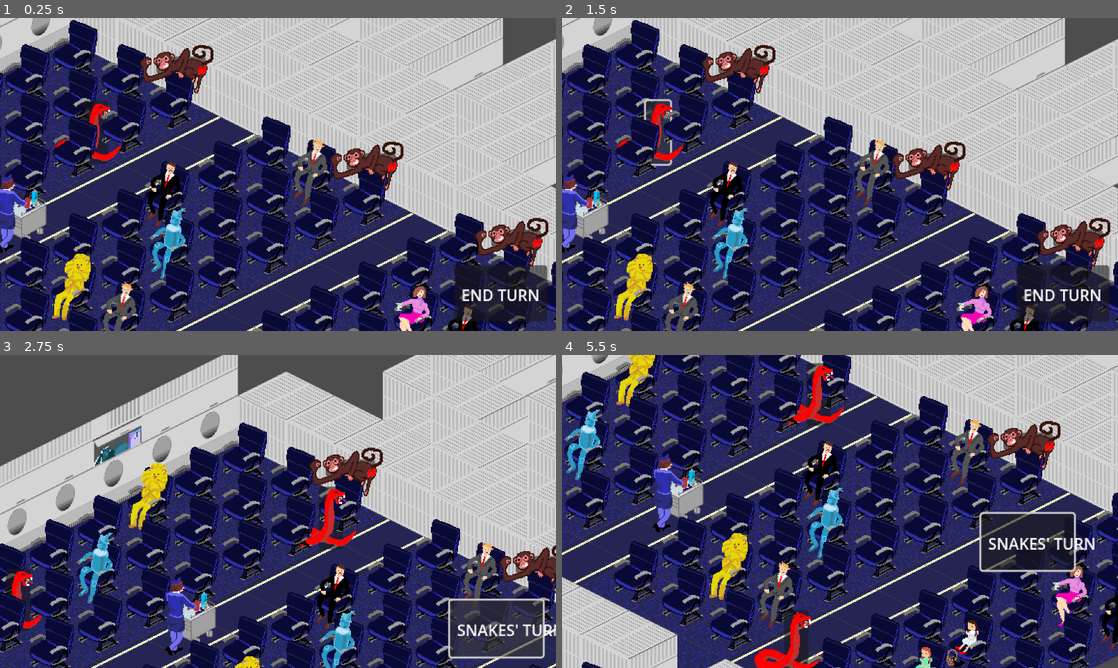
Above: before the commit, frames 1-4 (two rows, left to right).
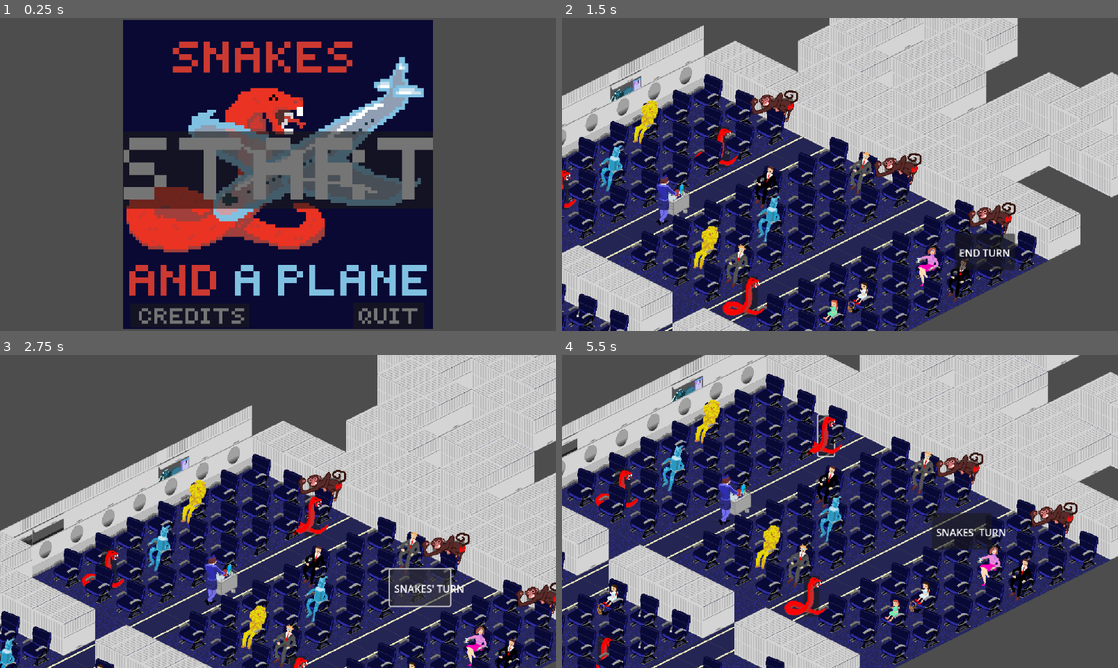
Above: after the commit, the same moments.

Repository: Marto-first-of-his-name/mini-jam-196-snakes-turn
Game: Godot game, scene res://Scenes/main_menu.tscn
Same seed, same stepped clock (60 frames per second), same inputs: the game is played once before the commit and once after it. Before the commit the project starts from res://Scenes/Game.tscn.
Inputs (mouse positions are in pixels of both pictures, inside the frame that each line leads up to):
- Up to frame 1 (0.25 s): no input
- Up to frame 2 (1.5 s): click (840, 171) at 0.52 s; click (656, 133) at 1.27 s
- Up to frame 3 (2.75 s): click "END TURN" at 2 s
- Up to frame 4 (5.5 s): move the mouse to (962, 495) at 2.77 s; hold D (right) 2.78-3.53 s; click (962, 495) at 2.85 s; move the mouse to (728, 527) at 3.52 s; hold Down (down) 3.53-4.28 s; click (728, 527) at 3.6 s; move the mouse to (895, 442) at 4.27 s; hold D (right) 4.28-5.03 s; tap Mouse wheel up (zoom in) at 4.35 s; click (895, 442) at 4.55 s; move the mouse to (812, 574) at 5.02 s; hold W (up) from 5.03 s (still down); tap Mouse wheel down (zoom out) at 5.1 s; click (812, 574) at 5.3 s

The runs differ from the first frame. In frame 1, 91% of the frame differs, in the area x 0-100%, y 0-100%; in frame 2, 69%; in frame 3, 65%; in frame 4, 79%.

Commit message:
first playable version with audio

Diff:
--- a/Scenes/Game.tscn
+++ b/Scenes/Game.tscn
@@ -17,6 +17,7 @@
 [ext_resource type="PackedScene" uid="uid://dveyi4cceun7c" path="res://Scenes/pass/kid2_pass.tscn" id="15_tfod6"]
 [ext_resource type="PackedScene" uid="uid://cbscb0yfeafue" path="res://Scenes/pass/kid_pass.tscn" id="16_rajel"]
 [ext_resource type="PackedScene" uid="uid://dpfq0bbv7wj1t" path="res://Scenes/pass/pink_pass.tscn" id="17_vvhu1"]
+[ext_resource type="AudioStream" uid="uid://dlmu118uelgac" path="res://Assets/audio/weather-forecast-type-beat_by-yellowtree_jepo-loop.wav" id="18_x3xnh"]
 
 [sub_resource type="TileSetAtlasSource" id="TileSetAtlasSource_2irst"]
 texture = ExtResource("4_fgofq")
@@ -393,7 +394,6 @@
 [node name="Camera2D" type="Camera2D" parent="GameManager"]
 z_index = 7
 position = Vector2(1217, -362)
-zoom = Vector2(2, 2)
 position_smoothing_enabled = true
 script = ExtResource("5_b2bpf")
 
@@ -510,3 +510,8 @@
 
 [node name="greyPassenger32" parent="GameManager/passengers" instance=ExtResource("14_8r6kd")]
 position = Vector2(-57, 50)
+
+[node name="Music" type="AudioStreamPlayer2D" parent="GameManager"]
+stream = ExtResource("18_x3xnh")
+autoplay = true
+bus = &"Music"
--- /dev/null
+++ b/Scenes/ambiantaircraft.tscn
@@ -0,0 +1,9 @@
+[gd_scene load_steps=2 format=3 uid="uid://cwuul4iu2ftbs"]
+
+[ext_resource type="AudioStream" uid="uid://ck3avh41qvs27" path="res://Assets/audio/ambient-aircraft-interior-loop.wav" id="1_vmlp6"]
+
+[node name="ambiantaircraft" type="AudioStreamPlayer2D"]
+stream = ExtResource("1_vmlp6")
+volume_db = -8.0
+autoplay = true
+bus = &"Music"
--- a/Scenes/game_lost.tscn
+++ b/Scenes/game_lost.tscn
@@ -1,7 +1,8 @@
-[gd_scene load_steps=3 format=3 uid="uid://c8sago3lu73bx"]
+[gd_scene load_steps=4 format=3 uid="uid://c8sago3lu73bx"]
 
 [ext_resource type="Texture2D" uid="uid://dj2jt6hak5os3" path="res://Assets/sprites/ourSprites/menu stuff/lose.png" id="1_hx2pa"]
 [ext_resource type="Script" uid="uid://bk7gtld60dgqb" path="res://Scripts/game_lost.gd" id="1_rdej0"]
+[ext_resource type="AudioStream" uid="uid://r21mvuvka2on" path="res://Assets/audio/snakes-on-a-plane.wav" id="3_dl3hp"]
 
 [node name="GameLost" type="Node2D"]
 script = ExtResource("1_rdej0")
@@ -24,4 +25,9 @@
 offset_right = 770.0
 offset_bottom = 637.0
 
+[node name="audio" type="AudioStreamPlayer2D" parent="."]
+stream = ExtResource("3_dl3hp")
+autoplay = true
+bus = &"SFX"
+
 [connection signal="pressed" from="Again" to="." method="_on_again_pressed"]
--- a/Scenes/game_won.tscn
+++ b/Scenes/game_won.tscn
@@ -1,7 +1,8 @@
-[gd_scene load_steps=3 format=3 uid="uid://c8plhnowwjdt8"]
+[gd_scene load_steps=4 format=3 uid="uid://c8plhnowwjdt8"]
 
 [ext_resource type="Texture2D" uid="uid://dccb4d3xybn53" path="res://Assets/sprites/ourSprites/menu stuff/win.png" id="1_8t3w3"]
 [ext_resource type="Script" uid="uid://b70a60s31pwps" path="res://Scripts/game_won.gd" id="1_q3l7y"]
+[ext_resource type="AudioStream" uid="uid://r21mvuvka2on" path="res://Assets/audio/snakes-on-a-plane.wav" id="3_vpc0f"]
 
 [node name="GameWon" type="Node2D"]
 script = ExtResource("1_q3l7y")
@@ -24,4 +25,9 @@
 offset_right = 764.0
 offset_bottom = 633.0
 
+[node name="audio" type="AudioStreamPlayer2D" parent="."]
+stream = ExtResource("3_vpc0f")
+autoplay = true
+bus = &"SFX"
+
 [connection signal="pressed" from="Button" to="." method="_on_button_pressed"]
--- a/Scenes/monkey.tscn
+++ b/Scenes/monkey.tscn
@@ -1,9 +1,10 @@
-[gd_scene load_steps=12 format=3 uid="uid://cs7fvbvsmiug"]
+[gd_scene load_steps=13 format=3 uid="uid://cs7fvbvsmiug"]
 
 [ext_resource type="Script" uid="uid://dbgfapfjkoe8e" path="res://Scripts/monkey.gd" id="1_2ru78"]
 [ext_resource type="Texture2D" uid="uid://b0rb4kowwbhg8" path="res://Assets/sprites/ourSprites/snakes-and-a-plane-sprites_4pm.png" id="2_brqkw"]
 [ext_resource type="Texture2D" uid="uid://dhwcel7dlefxi" path="res://Assets/sprites/ourSprites/walk_range.png" id="3_4kaj0"]
 [ext_resource type="Texture2D" uid="uid://cpa4rqtda2des" path="res://Assets/sprites/ourSprites/snakes-and-a-plane_ALL-SPRITES.png" id="3_60efs"]
+[ext_resource type="AudioStream" uid="uid://bjdqsukew051o" path="res://Assets/audio/466202__harrisando__bonk_MONKEY.wav" id="5_7js4l"]
 
 [sub_resource type="CircleShape2D" id="CircleShape2D_4kaj0"]
 radius = 11.0
@@ -102,3 +103,7 @@
 offset_right = 43.0
 offset_bottom = -37.0
 text = "2"
+
+[node name="AttackSound" type="AudioStreamPlayer2D" parent="."]
+stream = ExtResource("5_7js4l")
+bus = &"SFX"
--- a/Scenes/pass/black_pass.tscn
+++ b/Scenes/pass/black_pass.tscn
@@ -1,7 +1,8 @@
-[gd_scene load_steps=7 format=3 uid="uid://dgfx6vil0y3pr"]
+[gd_scene load_steps=8 format=3 uid="uid://dgfx6vil0y3pr"]
 
 [ext_resource type="Script" uid="uid://dckpwmms3kqpb" path="res://Scenes/seat_withpassenger.gd" id="1_r06l7"]
 [ext_resource type="Texture2D" uid="uid://cpa4rqtda2des" path="res://Assets/sprites/ourSprites/snakes-and-a-plane_ALL-SPRITES.png" id="2_0ken0"]
+[ext_resource type="AudioStream" uid="uid://dt12x4gtokhw7" path="res://Assets/audio/801386__sadiquecat__fear-ohno-ohno-ohno.wav" id="3_oyhia"]
 
 [sub_resource type="AtlasTexture" id="AtlasTexture_mknlb"]
 atlas = ExtResource("2_0ken0")
@@ -50,3 +51,7 @@
 animation = &"idle"
 autoplay = "idle"
 offset = Vector2(0, 20)
+
+[node name="Audio1" type="AudioStreamPlayer2D" parent="."]
+stream = ExtResource("3_oyhia")
+bus = &"SFX"
--- a/Scenes/pass/blue_pass.tscn
+++ b/Scenes/pass/blue_pass.tscn
@@ -1,7 +1,8 @@
-[gd_scene load_steps=9 format=3 uid="uid://bnu0j462vw85r"]
+[gd_scene load_steps=10 format=3 uid="uid://bnu0j462vw85r"]
 
 [ext_resource type="Script" uid="uid://dckpwmms3kqpb" path="res://Scenes/seat_withpassenger.gd" id="1_hwedo"]
 [ext_resource type="Texture2D" uid="uid://cpa4rqtda2des" path="res://Assets/sprites/ourSprites/snakes-and-a-plane_ALL-SPRITES.png" id="2_vvoor"]
+[ext_resource type="AudioStream" uid="uid://dt12x4gtokhw7" path="res://Assets/audio/801386__sadiquecat__fear-ohno-ohno-ohno.wav" id="3_rvv5u"]
 
 [sub_resource type="AtlasTexture" id="AtlasTexture_wm1w8"]
 atlas = ExtResource("2_vvoor")
@@ -64,3 +65,7 @@
 animation = &"oh"
 autoplay = "idle"
 offset = Vector2(0, 20)
+
+[node name="Audio1" type="AudioStreamPlayer2D" parent="."]
+stream = ExtResource("3_rvv5u")
+bus = &"SFX"
--- a/Scenes/pass/green_pass.tscn
+++ b/Scenes/pass/green_pass.tscn
@@ -1,7 +1,8 @@
-[gd_scene load_steps=7 format=3 uid="uid://sdq4tym7is20"]
+[gd_scene load_steps=8 format=3 uid="uid://sdq4tym7is20"]
 
 [ext_resource type="Script" uid="uid://dckpwmms3kqpb" path="res://Scenes/seat_withpassenger.gd" id="1_1dxpm"]
 [ext_resource type="Texture2D" uid="uid://cpa4rqtda2des" path="res://Assets/sprites/ourSprites/snakes-and-a-plane_ALL-SPRITES.png" id="2_fu7bd"]
+[ext_resource type="AudioStream" uid="uid://dt12x4gtokhw7" path="res://Assets/audio/801386__sadiquecat__fear-ohno-ohno-ohno.wav" id="3_4yft5"]
 
 [sub_resource type="AtlasTexture" id="AtlasTexture_ujs1h"]
 atlas = ExtResource("2_fu7bd")
@@ -50,3 +51,7 @@
 animation = &"idle"
 autoplay = "idle"
 offset = Vector2(0, 20)
+
+[node name="Audio1" type="AudioStreamPlayer2D" parent="."]
+stream = ExtResource("3_4yft5")
+bus = &"SFX"
--- a/Scenes/pass/grey_passenger.tscn
+++ b/Scenes/pass/grey_passenger.tscn
@@ -1,7 +1,8 @@
-[gd_scene load_steps=7 format=3 uid="uid://beu6j2xtglnsw"]
+[gd_scene load_steps=8 format=3 uid="uid://beu6j2xtglnsw"]
 
 [ext_resource type="Script" uid="uid://dckpwmms3kqpb" path="res://Scenes/seat_withpassenger.gd" id="1_dery1"]
 [ext_resource type="Texture2D" uid="uid://cpa4rqtda2des" path="res://Assets/sprites/ourSprites/snakes-and-a-plane_ALL-SPRITES.png" id="2_ecghu"]
+[ext_resource type="AudioStream" uid="uid://dt12x4gtokhw7" path="res://Assets/audio/801386__sadiquecat__fear-ohno-ohno-ohno.wav" id="3_ssthb"]
 
 [sub_resource type="AtlasTexture" id="AtlasTexture_cfuev"]
 atlas = ExtResource("2_ecghu")
@@ -50,3 +51,7 @@
 animation = &"oh"
 autoplay = "idle"
 offset = Vector2(0, 20)
+
+[node name="Audio1" type="AudioStreamPlayer2D" parent="."]
+stream = ExtResource("3_ssthb")
+bus = &"SFX"
--- a/Scenes/pass/kid2_pass.tscn
+++ b/Scenes/pass/kid2_pass.tscn
@@ -1,7 +1,8 @@
-[gd_scene load_steps=9 format=3 uid="uid://dveyi4cceun7c"]
+[gd_scene load_steps=10 format=3 uid="uid://dveyi4cceun7c"]
 
 [ext_resource type="Script" uid="uid://dckpwmms3kqpb" path="res://Scenes/seat_withpassenger.gd" id="1_0gvyx"]
 [ext_resource type="Texture2D" uid="uid://cpa4rqtda2des" path="res://Assets/sprites/ourSprites/snakes-and-a-plane_ALL-SPRITES.png" id="2_3wua3"]
+[ext_resource type="AudioStream" uid="uid://dmmwxjb6j7psg" path="res://Assets/audio/180005__gentlemanwalrus__shocked-gasp.wav" id="3_g6itq"]
 
 [sub_resource type="AtlasTexture" id="AtlasTexture_hytlm"]
 atlas = ExtResource("2_3wua3")
@@ -66,3 +67,7 @@
 frame = 4
 frame_progress = 1.0
 offset = Vector2(0, 20)
+
+[node name="Audio2" type="AudioStreamPlayer2D" parent="."]
+stream = ExtResource("3_g6itq")
+bus = &"SFX"
--- a/Scenes/pass/kid_pass.tscn
+++ b/Scenes/pass/kid_pass.tscn
@@ -1,7 +1,8 @@
-[gd_scene load_steps=9 format=3 uid="uid://cbscb0yfeafue"]
+[gd_scene load_steps=10 format=3 uid="uid://cbscb0yfeafue"]
 
 [ext_resource type="Script" uid="uid://dckpwmms3kqpb" path="res://Scenes/seat_withpassenger.gd" id="1_8vbrq"]
 [ext_resource type="Texture2D" uid="uid://cpa4rqtda2des" path="res://Assets/sprites/ourSprites/snakes-and-a-plane_ALL-SPRITES.png" id="2_b3510"]
+[ext_resource type="AudioStream" uid="uid://dmmwxjb6j7psg" path="res://Assets/audio/180005__gentlemanwalrus__shocked-gasp.wav" id="3_a2ny8"]
 
 [sub_resource type="AtlasTexture" id="AtlasTexture_5vf7u"]
 atlas = ExtResource("2_b3510")
@@ -64,3 +65,7 @@
 animation = &"oh"
 autoplay = "idle"
 offset = Vector2(0, 20)
+
+[node name="Audio2" type="AudioStreamPlayer2D" parent="."]
+stream = ExtResource("3_a2ny8")
+bus = &"SFX"
--- a/Scenes/pass/pink_pass.tscn
+++ b/Scenes/pass/pink_pass.tscn
@@ -1,7 +1,8 @@
-[gd_scene load_steps=7 format=3 uid="uid://dpfq0bbv7wj1t"]
+[gd_scene load_steps=8 format=3 uid="uid://dpfq0bbv7wj1t"]
 
 [ext_resource type="Script" uid="uid://dckpwmms3kqpb" path="res://Scenes/seat_withpassenger.gd" id="1_o6jkr"]
 [ext_resource type="Texture2D" uid="uid://cpa4rqtda2des" path="res://Assets/sprites/ourSprites/snakes-and-a-plane_ALL-SPRITES.png" id="2_ffho3"]
+[ext_resource type="AudioStream" uid="uid://dmmwxjb6j7psg" path="res://Assets/audio/180005__gentlemanwalrus__shocked-gasp.wav" id="3_ffho3"]
 
 [sub_resource type="AtlasTexture" id="AtlasTexture_om10w"]
 atlas = ExtResource("2_ffho3")
@@ -50,3 +51,7 @@
 animation = &"idle"
 autoplay = "idle"
 offset = Vector2(0, 20)
+
+[node name="Audio2" type="AudioStreamPlayer2D" parent="."]
+stream = ExtResource("3_ffho3")
+bus = &"SFX"
--- a/Scenes/seat_withpassenger.gd
+++ b/Scenes/seat_withpassenger.gd
@@ -2,7 +2,8 @@
 
 
 @onready var animatedSprite: AnimatedSprite2D = $AnimatedSprite2D
-
+@onready var audio1: AudioStreamPlayer2D = $Audio1
+@onready var audio2: AudioStreamPlayer2D = $Audio2
 
 # Called when the node enters the scene tree for the first time.
 func _ready() -> void:
--- a/Scenes/snake.tscn
+++ b/Scenes/snake.tscn
@@ -1,9 +1,10 @@
-[gd_scene load_steps=10 format=3 uid="uid://b8mxi8s372uvk"]
+[gd_scene load_steps=11 format=3 uid="uid://b8mxi8s372uvk"]
 
 [ext_resource type="Script" uid="uid://bio4pvrtkhwx1" path="res://Scripts/snake.gd" id="1_16tbv"]
 [ext_resource type="Texture2D" uid="uid://b0rb4kowwbhg8" path="res://Assets/sprites/ourSprites/snakes-and-a-plane-sprites_4pm.png" id="2_pox6b"]
 [ext_resource type="Texture2D" uid="uid://cpa4rqtda2des" path="res://Assets/sprites/ourSprites/snakes-and-a-plane_ALL-SPRITES.png" id="3_rku0m"]
 [ext_resource type="Texture2D" uid="uid://cl15ggkob5ve1" path="res://Assets/sprites/ourSprites/snacke attack.png" id="4_lmvgn"]
+[ext_resource type="AudioStream" uid="uid://b0a60ufr7figy" path="res://Assets/audio/sugar-packet-rustle_SNAKE.wav" id="5_pnn8g"]
 
 [sub_resource type="CircleShape2D" id="CircleShape2D_rku0m"]
 radius = 7.071068
@@ -77,3 +78,7 @@
 position = Vector2(-4, 8)
 sprite_frames = SubResource("SpriteFrames_p48en")
 animation = &"die"
+
+[node name="AttackSound" type="AudioStreamPlayer2D" parent="."]
+stream = ExtResource("5_pnn8g")
+bus = &"SFX"
--- a/Scripts/camera.gd
+++ b/Scripts/camera.gd
@@ -5,7 +5,7 @@
 const SPEED_ZOOM := 20
 
 var zoom_change := 0
-var new_zoom:float = 2
+var new_zoom:float = 1.3
 var direction := Vector2(0,0)
 # Called every frame. 'delta' is the elapsed time since the previous frame.
 func _process(delta: float) -> void:
--- a/Scripts/character.gd
+++ b/Scripts/character.gd
@@ -8,6 +8,7 @@
 
 @export var SPEED = 300.0
 @onready var button: Button = $Button
+@onready var attack_sound: AudioStreamPlayer2D = $AttackSound
 @onready var animatedSprite: AnimatedSprite2D = $AnimatedSprite2D
 @export var walk_range: float
 @export var attack_range: float
@@ -53,6 +54,7 @@
 func attack(target: Character):
 	if actions_available > 0:
 		animatedSprite.play("attack")
+		attack_sound.play()
 		target.die()
 		await get_tree().create_timer(attack_animation_hit_time).timeout
 		one_action_used()
--- a/Scripts/game_manager.gd
+++ b/Scripts/game_manager.gd
@@ -43,6 +43,7 @@
 		if (tile_pos - selected_character.position).length() < selected_character.walk_range and (tile_pos - selected_character.position).length() > 0:
 			selected_character.move_to(tile_pos)
 			if (selected_character.position - Vector2(-300, 400)).length() < 10.0:
+				await get_tree().create_timer(1).timeout
 				get_tree().change_scene_to_file("res://Scenes/game_won.tscn")
 
 func on_character_clicked(character: Character) -> void:
@@ -105,6 +106,10 @@
 	for passenger in passengers:
 		if (passenger.position-pos).length() < 40:
 			passenger.animatedSprite.play("oh")
+			if passenger.audio1:
+				passenger.audio1.play()
+			elif passenger.audio2:
+				passenger.audio2.play()
 
 func player_turn():
 	is_player_turn = true
--- a/Scripts/main_menu.gd
+++ b/Scripts/main_menu.gd
@@ -1,9 +1,7 @@
 extends Node2D
 
 
-# Called when the node enters the scene tree for the first time.
-func _ready() -> void:
-	pass # Replace with function body.
+
 
 
 # Called every frame. 'delta' is the elapsed time since the previous frame.
--- /dev/null
+++ b/default_bus_layout.tres
@@ -0,0 +1,15 @@
+[gd_resource type="AudioBusLayout" format=3 uid="uid://bw8gkyeurkym2"]
+
+[resource]
+bus/1/name = &"Music"
+bus/1/solo = false
+bus/1/mute = false
+bus/1/bypass_fx = false
+bus/1/volume_db = -5.3299403
+bus/1/send = &"Master"
+bus/2/name = &"SFX"
+bus/2/solo = false
+bus/2/mute = false
+bus/2/bypass_fx = false
+bus/2/volume_db = 0.0
+bus/2/send = &"Master"
--- a/project.godot
+++ b/project.godot
@@ -11,9 +11,13 @@
 [application]
 
 config/name="Mini Jam 196 Snakes Turn"
-run/main_scene="uid://ncen7km562yh"
+run/main_scene="uid://cpqmk0oupamyx"
 config/features=PackedStringArray("4.5", "GL Compatibility")
 config/icon="res://icon.svg"
+
+[autoload]
+
+Ambiantaircraft="*res://Scenes/ambiantaircraft.tscn"
 
 [display]
 
Not shown, added: Assets/audio/180005__gentlemanwalrus__shocked-gasp.wav.import
Not shown, added: Assets/audio/466202__harrisando__bonk_MONKEY.wav.import
Not shown, added: Assets/audio/614787__stereostereo__airplane-piper-landing.wav.import
Not shown, added: Assets/audio/752530__teffyd1__muzak-2.mp3.import
Not shown, added: Assets/audio/801386__sadiquecat__fear-ohno-ohno-ohno.wav.import
Not shown, added: Assets/audio/Relaxing Light Background.mp3.import
Not shown, added: Assets/audio/ambient-aircraft-interior-loop.wav.import
Not shown, added: Assets/audio/snakes-on-a-plane.wav.import
Not shown, added: Assets/audio/sugar-packet-rustle_SNAKE.wav.import
Not shown, added: Assets/audio/weather-forecast-type-beat_by-yellowtree_jepo-loop.wav.import
Not shown: 1 places in Scenes/Game.tscn that only renumber resources
Not shown, added: Assets/audio/180005__gentlemanwalrus__shocked-gasp.wav
(and 10 more such lines)
